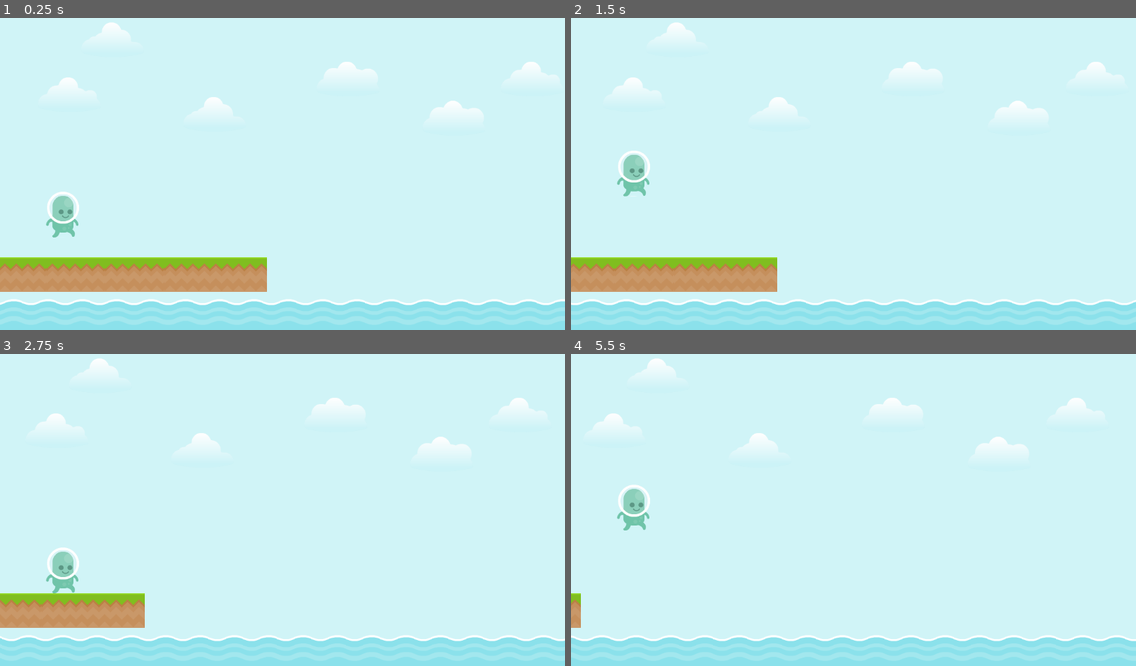
Above: before the commit, frames 1-4 (two rows, left to right).
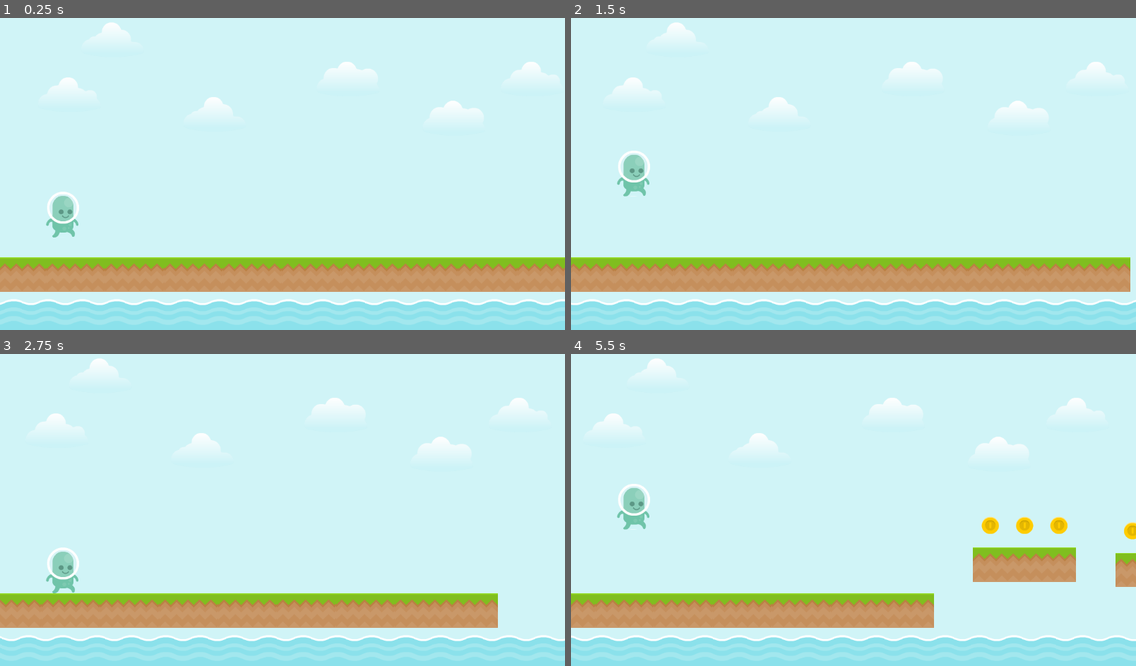
Above: after the commit, the same moments.

Repository: Truperton/Create-an-Infinite-Runner-in-Godot-4
Game: Godot game, scene res://Scenes/World.tscn
Same seed, same stepped clock (60 frames per second), same inputs: the game is played once before the commit and once after it. Sound files missing from this copy of the repository are replaced by a short silence.
Inputs:
- Up to frame 1 (0.25 s): no input
- Up to frame 2 (1.5 s): tap Enter (ui_accept) at 0.5, 0.77 s
- Up to frame 3 (2.75 s): tap Enter (ui_accept) at 1.52 s
- Up to frame 4 (5.5 s): tap Enter (ui_accept) at 3.02, 3.77, 4.52 s

The runs differ from the first frame. In frame 1, 5.9% of the frame differs, in the area x 39-100%, y 76-88%; in frame 2, 7.0%; in frame 3, 7.0%; in frame 4, 10%, in the area x 0-100%, y 41-88%.

Commit message:
Added coins and their spawning.

Diff:
--- /dev/null
+++ b/Scenes/Objects/Coin.tscn
@@ -0,0 +1,23 @@
+[gd_scene load_steps=5 format=3 uid="uid://br8a0qenmxvyb"]
+
+[ext_resource type="Script" path="res://Scripts/coin.gd" id="1_e683i"]
+[ext_resource type="AudioStream" uid="uid://d8q5o5aem04b" path="res://Assets/Audio/coin.ogg" id="2_ccpxp"]
+[ext_resource type="Texture2D" uid="uid://dtuofgj6jw71x" path="res://Assets/Sprites/Objects/Coin_0.tres" id="3_wf4n1"]
+
+[sub_resource type="CircleShape2D" id="CircleShape2D_ok1v0"]
+radius = 16.0
+
+[node name="Coin" type="Area2D"]
+script = ExtResource("1_e683i")
+
+[node name="CollisionShape2D" type="CollisionShape2D" parent="."]
+shape = SubResource("CircleShape2D_ok1v0")
+
+[node name="AudioStreamPlayer2D" type="AudioStreamPlayer2D" parent="."]
+stream = ExtResource("2_ccpxp")
+
+[node name="Sprite2D" type="Sprite2D" parent="."]
+texture = ExtResource("3_wf4n1")
+
+[connection signal="body_entered" from="." to="." method="_on_body_entered"]
+[connection signal="finished" from="AudioStreamPlayer2D" to="." method="_on_audio_stream_player_2d_finished"]
--- a/Scenes/Objects/Platform.tscn
+++ b/Scenes/Objects/Platform.tscn
@@ -1,8 +1,8 @@
 [gd_scene load_steps=3 format=3 uid="uid://cs1nayphqyxvb"]
 
 [ext_resource type="TileSet" uid="uid://b18kedxksftay" path="res://Assets/Sprites/Terrain_TS.tres" id="1_plv1l"]
-[ext_resource type="Script" path="res://Scripts/tile_map_layer_platform.gd" id="2_1n6ii"]
+[ext_resource type="Script" path="res://Scripts/platform_object.gd" id="2_1n6ii"]
 
-[node name="TileMapLayer_Platform" type="TileMapLayer"]
+[node name="Platform" type="TileMapLayer"]
 tile_set = ExtResource("1_plv1l")
 script = ExtResource("2_1n6ii")
--- /dev/null
+++ b/Scripts/coin.gd
@@ -0,0 +1,9 @@
+extends Area2D
+
+func _on_body_entered(body: Node2D) -> void:
+	if "Player" in body.name:
+		get_node(".").hide()
+		get_node("AudioStreamPlayer2D").play()
+
+func _on_audio_stream_player_2d_finished() -> void:
+	self.queue_free()
--- a/Scripts/platform_manager.gd
+++ b/Scripts/platform_manager.gd
@@ -1,7 +1,7 @@
 extends Node
 
 var platform_scene : PackedScene = preload("res://Scenes/Objects/Platform.tscn")
-var pool_size : int = 4
+var pool_size : int = 10
 var platform_pool : Array = []
 
 # Called when the node enters the scene tree for the first time.
@@ -15,7 +15,41 @@
 		platform_pool.append(platform_temp)
 		add_child(platform_temp)
 
+func _physics_process(delta: float) -> void:
+	#check for platforms off screen
+	for platform_current in platform_pool:
+		if platform_current.position.x < -300:
+			reset_platform(platform_current)
+			add_platform()
 
-# Called every frame. 'delta' is the elapsed time since the previous frame.
-func _process(delta: float) -> void:
-	pass
+func create_platform() -> Node2D:
+	for platform_current in platform_pool:
+		if not platform_current.visible:
+			return platform_current as Node2D
+	var platform_temp : Node2D = platform_scene.instantiate()
+	platform_temp.hide()
+	platform_pool.append(platform_temp)
+	add_child(platform_temp)
+	return platform_temp
+
+func reset_platform(platform_to_reset : Node2D) -> void:
+	platform_to_reset.global_position = Vector2(-2000, -2000)
+	platform_to_reset.hide()
+
+func add_platform() -> void:
+	for platform_current in platform_pool:
+		if not platform_current.visible:
+			var pos : float = platform_pool.find(platform_current)
+			platform_current.show()
+			platform_current.platform_size = randi_range(3, 5)
+			platform_current.position.y = randi_range(200, 500)
+
+			var spawn_pos_x : float
+			if pos > 0:
+				spawn_pos_x = platform_pool[pos-1].global_position.x + (platform_pool[pos-1].platform_size * 70) + 80
+			else:
+				spawn_pos_x = platform_pool[pool_size-1].global_position.x + (platform_pool[pos-1].platform_size * 70) + 80
+
+			platform_current.global_position.x = spawn_pos_x
+			platform_current.set_platform()
+			platform_current.add_coins()
--- a/Scripts/tile_map_layer_platform.gd
+++ b/Scripts/platform_object.gd
@@ -2,6 +2,7 @@
 
 @export var speed : float = 100
 @export var platform_size : int = 2
+@onready var coin : PackedScene = preload("res://Scenes/Objects/Coin.tscn")
 
 # Called when the node enters the scene tree for the first time.
 func set_platform() -> void:
@@ -12,3 +13,10 @@
 # Called every frame. 'delta' is the elapsed time since the previous frame.
 func _process(delta: float) -> void:
 	position.x -= speed * delta
+
+func add_coins() -> void:
+	for i in platform_size:
+		var coin_temp = coin.instantiate()
+		add_child(coin_temp)
+		coin_temp.position = map_to_local(Vector2(i, 0))
+		coin_temp.position.y -= 80
